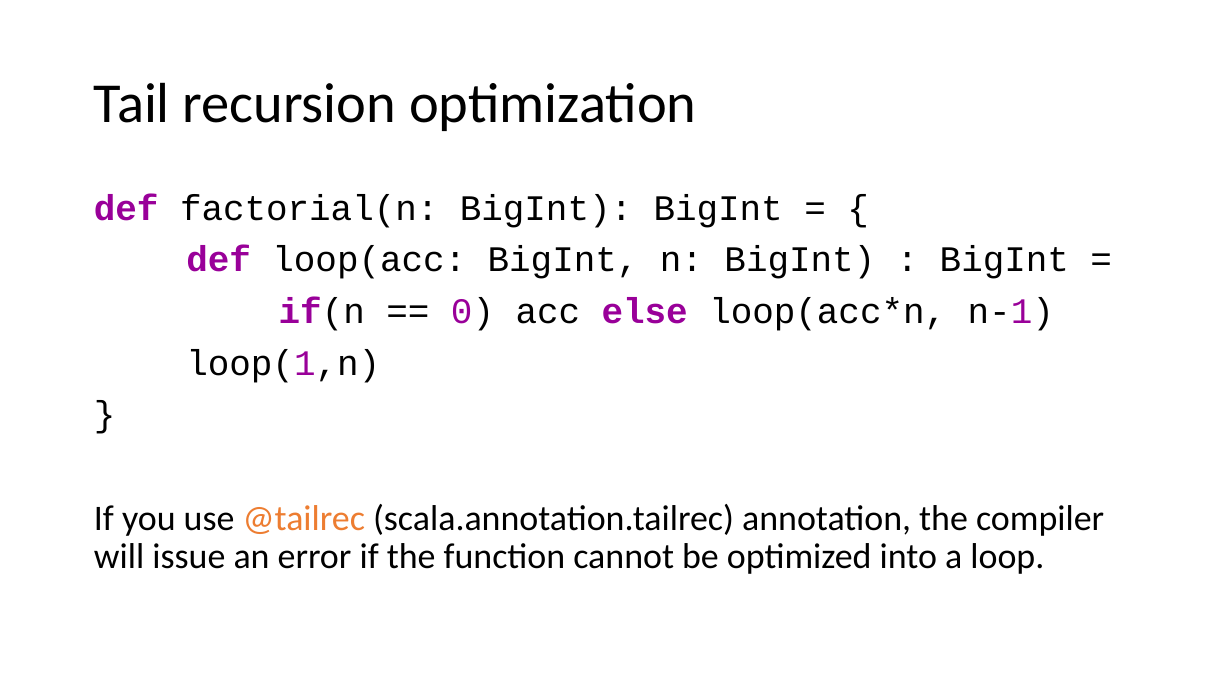
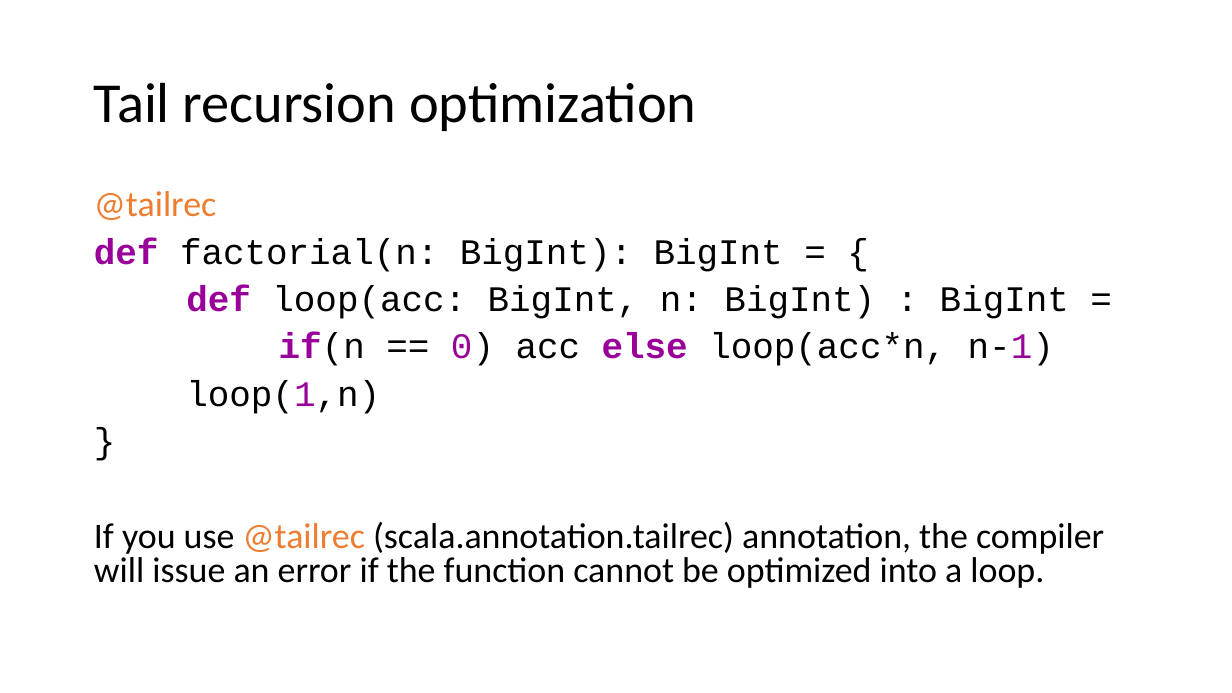
Before and after one commit to alexandrejbr/Scala.FirstSteps.Demos, a slide deck: slide 17 of Scala First Steps.pptx. Drawn at 1232x693 pixels with LibreOffice and Linux fonts; fonts in the diff are those of the drawing. Boxes give left, top, right and bottom in pixels: in the first picture for what was removed or moved away, otherwise in the second. Text is boxed around its words. In the diff, an @@ line names an element or a change of style, - is before the commit and + after.

```diff
--- a/Scala First Steps.pptx
+++ b/Scala First Steps.pptx
@@ text at (x1=94, y1=191, x2=216, y2=220): paragraph added @@
+@tailrec
@@ text at (x1=94, y1=238, x2=1104, y2=588): line spacing 0.9 to 0.8 @@
```
Also in this commit, not shown: 6 other slides changed.
